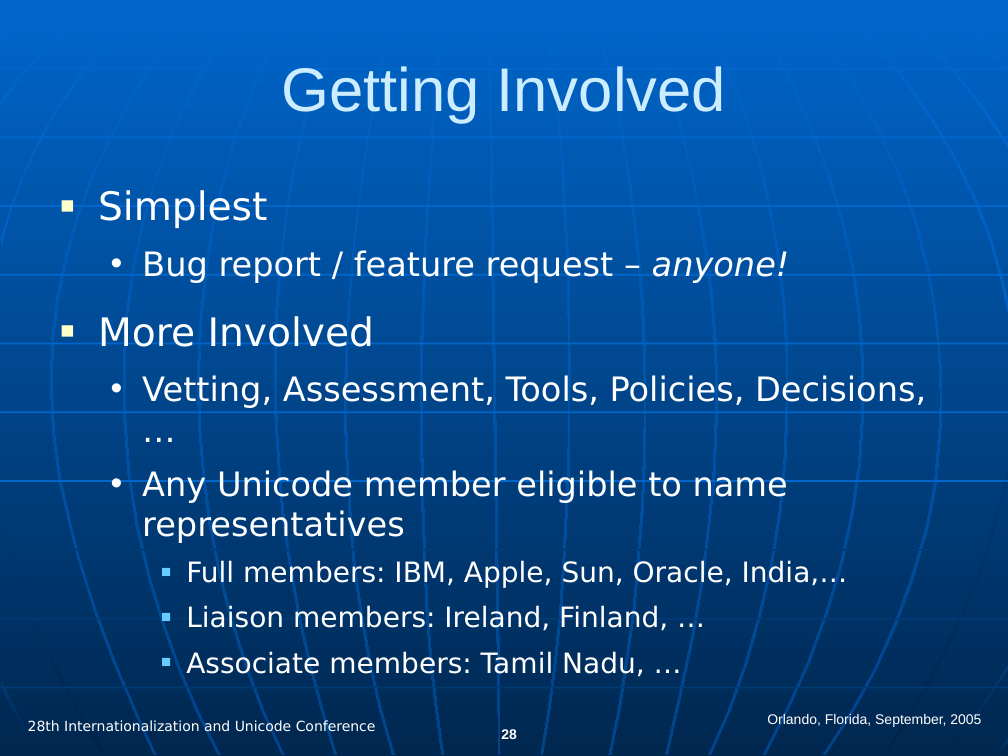
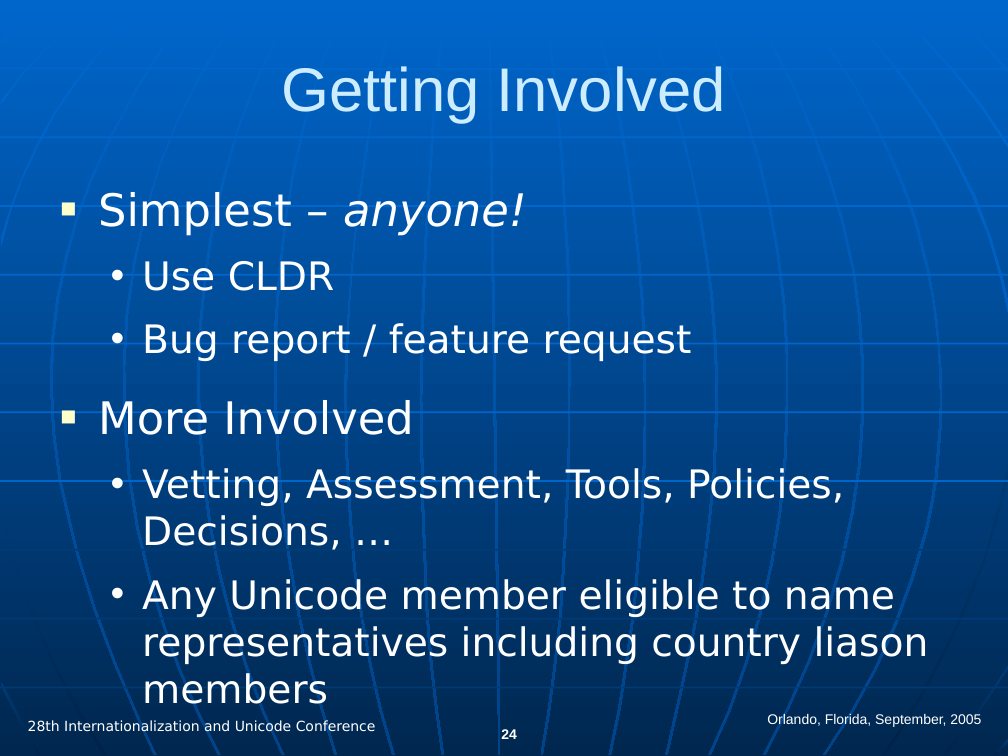
Before and after one commit to svn2github/CLDR, a slide deck: slide 24 of trunk/docs/presentations/cldr_overview.ppt (slide 28 before the commit). Drawn at 1008x756 pixels with LibreOffice and Linux fonts; fonts in the diff are those of the drawing. Boxes give left, top, right and bottom in pixels: in the first picture for what was removed or moved away, otherwise in the second. Text is boxed around its words. In the diff, an @@ line names an element or a change of style, - is before the commit and + after.

```diff
--- a/trunk/docs/presentations/cldr_overview.ppt
+++ b/trunk/docs/presentations/cldr_overview.ppt
@@ text at <box>98,192,692,361</box>: text changed; size 24 to 28 pt @@
-■ Simplest
-  • Bug report / feature request – anyone!
+■ Simplest – anyone!
+  • Use CLDR
+  • Bug report / feature request
@@ text at <box>98,400,844,552</box>: size 28 to 32 pt in "More Involved"; size 24 to 28 pt in "Vetting, Assessment, Tools, Policies, Decisions, …"; more space between paragraphs @@
@@ text at <box>142,577,929,712</box>: text changed; size 20 to 28 pt @@
-  • Any Unicode member eligible to name representatives
-    ■ Full members: IBM, Apple, Sun, Oracle, India,…
-    ■ Liaison members: Ireland, Finland, …
-    ■ Associate members: Tamil Nadu, …
+  • Any Unicode member eligible to name representatives including country liason members
@@ page number at <box>501,729,517,739</box>: text changed @@
-28
+24
```
Also in this commit, not shown: 15 other slides changed, 2 slides added, 6 slides removed.
